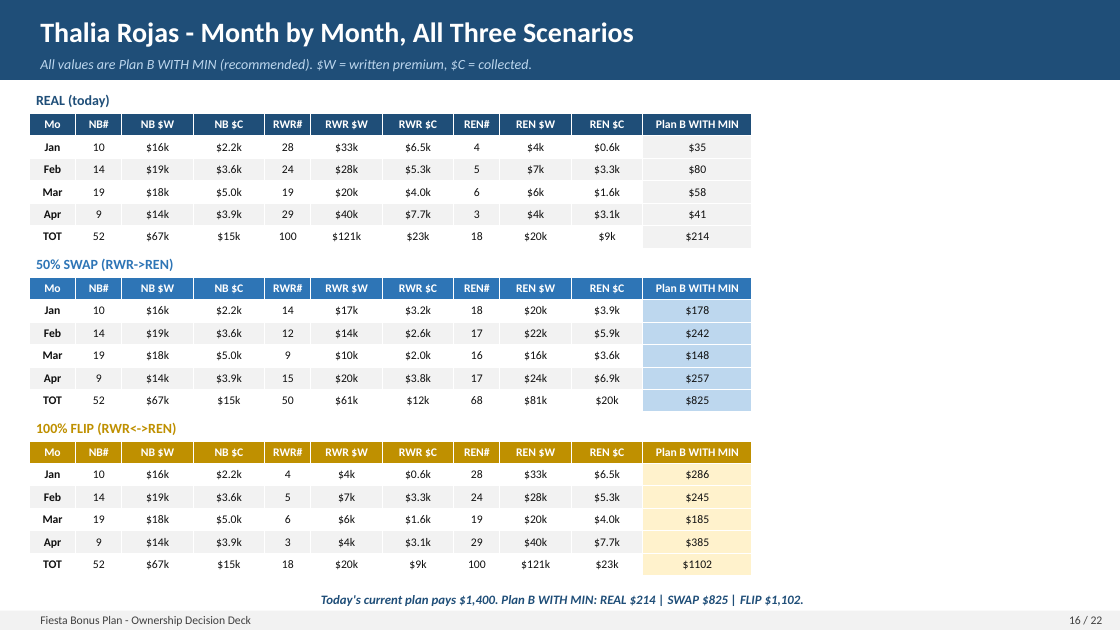
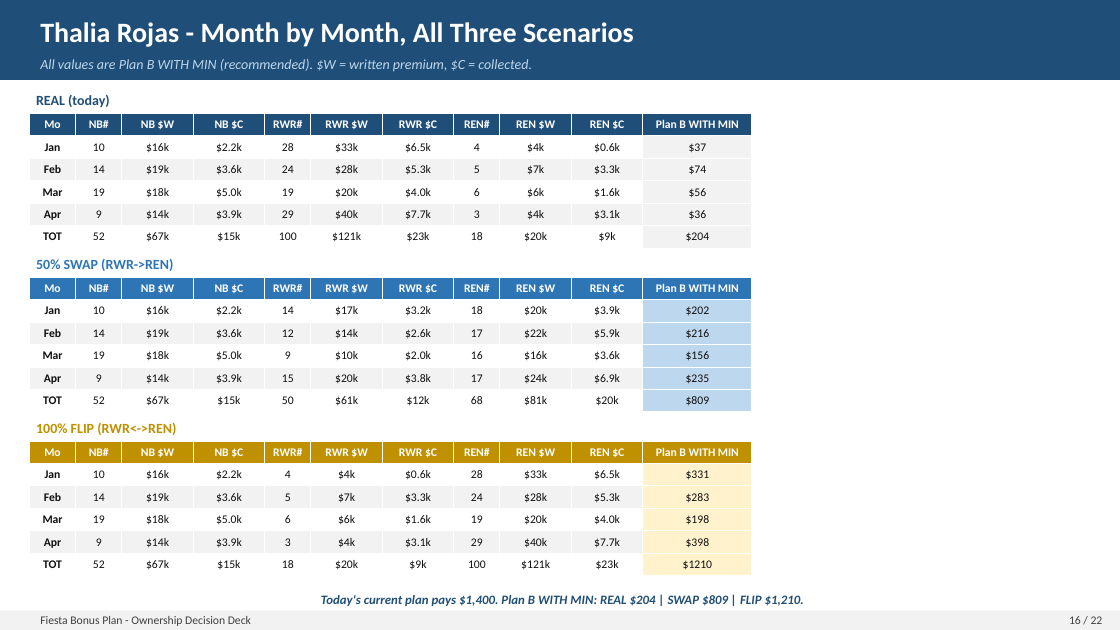
Before and after one commit to FAUS-tech/fiesta-bonus, a slide deck: slide 16 of output/Bonus_Plan_FINAL.pptx. Drawn at 1120x630 pixels with LibreOffice and Linux fonts; fonts in the diff are those of the drawing. Boxes give left, top, right and bottom in pixels: in the first picture for what was removed or moved away, otherwise in the second. Text is boxed around its words. In the diff, an @@ line names an element or a change of style, - is before the commit and + after.

```diff
--- a/output/Bonus_Plan_FINAL.pptx
+++ b/output/Bonus_Plan_FINAL.pptx
@@ table at [29,113,752,246] @@
-row 2, column 11: $35
+row 2, column 11: $37
-row 3, column 11: $80
+row 3, column 11: $74
-row 4, column 11: $58
+row 4, column 11: $56
-row 5, column 11: $41
+row 5, column 11: $36
-row 6, column 11: $214
+row 6, column 11: $204
@@ table at [29,277,752,410] @@
-row 2, column 11: $178
+row 2, column 11: $202
-row 3, column 11: $242
+row 3, column 11: $216
-row 4, column 11: $148
+row 4, column 11: $156
-row 5, column 11: $257
+row 5, column 11: $235
-row 6, column 11: $825
+row 6, column 11: $809
@@ table at [29,441,752,574] @@
-row 2, column 11: $286
+row 2, column 11: $331
-row 3, column 11: $245
+row 3, column 11: $283
-row 4, column 11: $185
+row 4, column 11: $198
-row 5, column 11: $385
+row 5, column 11: $398
-row 6, column 11: $1102
+row 6, column 11: $1210
@@ text at [321,595,804,606]: text changed @@
-Today's current plan pays $1,400. Plan B WITH MIN: REAL $214 | SWAP $825 | FLIP $1,102.
+Today's current plan pays $1,400. Plan B WITH MIN: REAL $204 | SWAP $809 | FLIP $1,210.
```
Also in this commit, not shown: 9 other slides changed, 3 other files.
